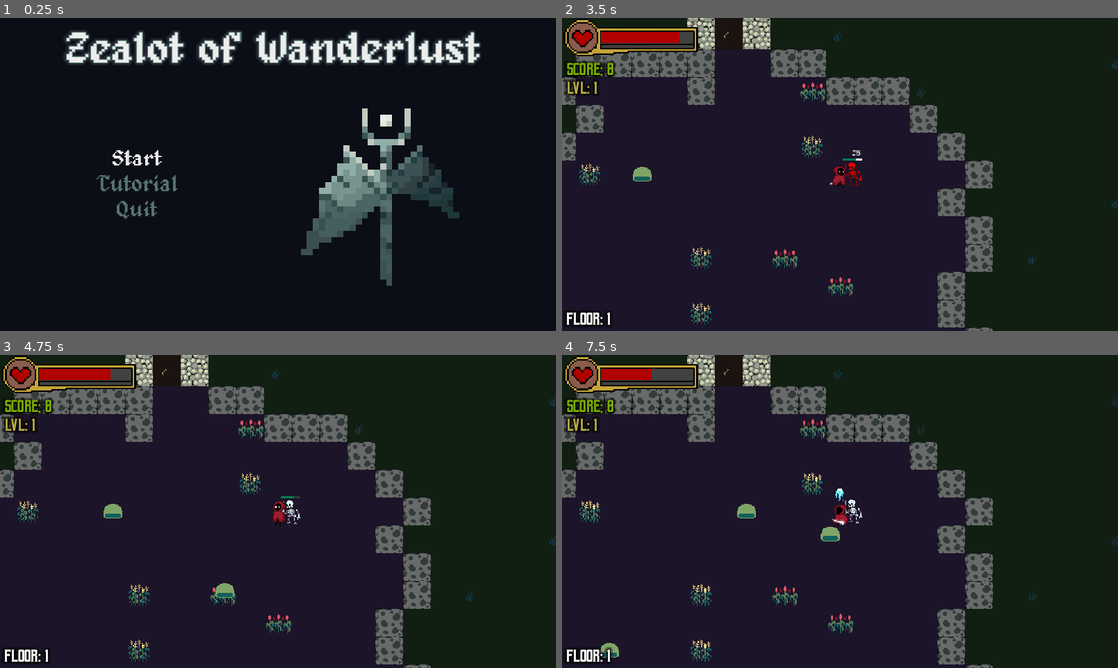
Above: before the commit, frames 1-4 (two rows, left to right).
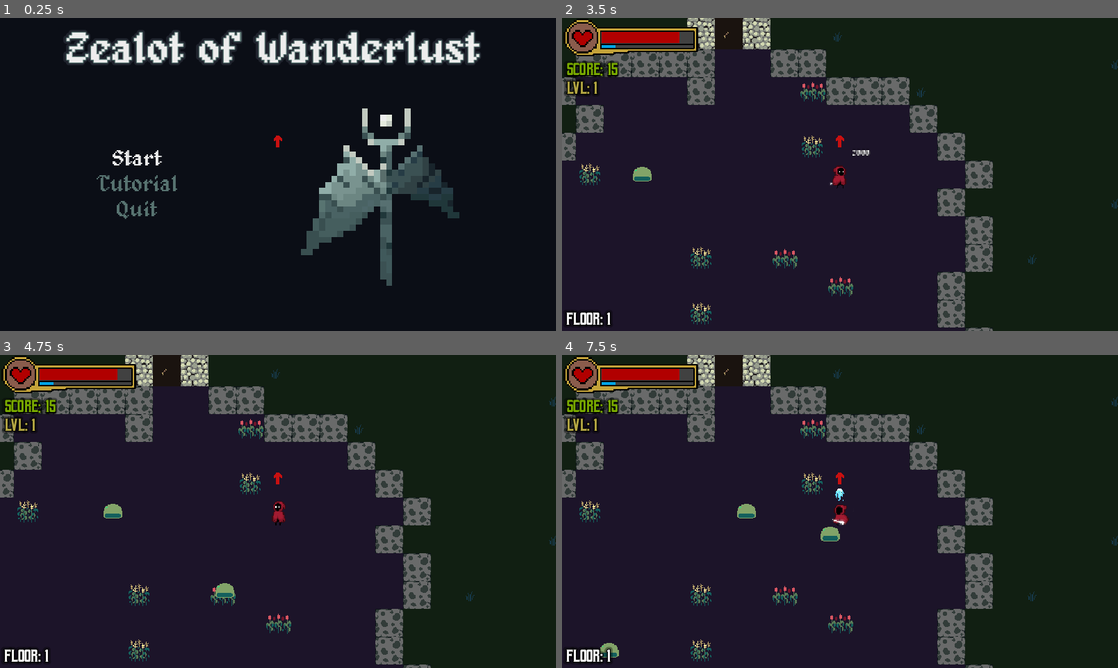
Above: after the commit, the same moments.

Repository: WizardsNStuff/Zealot-of-Wanderlust
Game: Godot game, scene res://Scenes/wizard_game.tscn
Two runs of this game, one before a commit and one after it. Both use one fixed random seed, a clock stepped at 60 frames per second and the inputs below. The engine's default icon, where the game draws it, is replaced by a stand-in: a white triangle on a blue panel in a dark square.
Inputs:
- Up to frame 1 (0.25 s): no input
- Up to frame 2 (3.5 s): click "Start" at 0.5 s; tap Enter at 1.25 s; hold Right (attack_right) 1.28-2.03 s; hold Down (attack_down) 2.03-2.78 s; hold Right (attack_right) from 2.78 s (still down)
- Up to frame 3 (4.75 s): release Right (attack_right) at 3.53 s; hold Up (attack_up) 3.53-4.28 s; hold Left (attack_left) from 4.28 s (still down)
- Up to frame 4 (7.5 s): release Left (attack_left) at 5.78 s; hold Down (attack_down) 5.78-6.53 s; hold Right (attack_right) 6.53-7.28 s; hold Up (attack_up) from 7.28 s (still down)

The runs differ from the first frame. In frame 1, less than 0.1% of the frame differs, in the area x 49-51%, y 37-42%; in frame 2, 0.3%; in frame 3, 0.3%; in frame 4, 1.1%, in the area x 0-100%, y 0-100%.

Commit message:
added arrow that points to next door

Diff:
--- a/zealot-of-wanderlust/Scenes/view.tscn
+++ b/zealot-of-wanderlust/Scenes/view.tscn
@@ -8,6 +8,7 @@
 [ext_resource type="FontFile" uid="uid://dguq661xgdfvr" path="res://Assets/Geizer.otf" id="4_x16ur"]
 [ext_resource type="PackedScene" uid="uid://caj70j3aaqfo3" path="res://Scenes/pause_menu.tscn" id="5_qsckk"]
 [ext_resource type="Texture2D" uid="uid://c7mr1dlng224o" path="res://Assets/key_32x32_24f.png" id="5_wn1ll"]
+[ext_resource type="Texture2D" uid="uid://bytv33k256i83" path="res://Assets/arrow.png" id="9_wj48b"]
 
 [sub_resource type="LabelSettings" id="LabelSettings_i30tg"]
 line_spacing = 5.0
@@ -303,7 +304,7 @@
 "key_display": SubResource("Animation_383ec")
 }
 
-[node name="View" type="CanvasLayer" node_paths=PackedStringArray("main_menu_node", "game_over_node", "level_up_node", "pause_menu_node", "score_label", "player_level_label", "animated_key_sprite", "key_animation_player", "health_bar", "floor_label")]
+[node name="View" type="CanvasLayer" node_paths=PackedStringArray("main_menu_node", "game_over_node", "level_up_node", "pause_menu_node", "score_label", "player_level_label", "animated_key_sprite", "key_animation_player", "health_bar", "floor_label", "arrow")]
 script = ExtResource("1_yc6w3")
 main_menu_node = NodePath("MainMenu")
 game_over_node = NodePath("GameOver")
@@ -315,6 +316,7 @@
 key_animation_player = NodePath("Key/AnimationPlayer")
 health_bar = NodePath("HealthBar")
 floor_label = NodePath("FloorLevel")
+arrow = NodePath("Arrow")
 
 [node name="MainMenu" parent="." node_paths=PackedStringArray("view") instance=ExtResource("2_v62gn")]
 view = NodePath("..")
@@ -376,3 +378,8 @@
 libraries = {
 "": SubResource("AnimationLibrary_psqwl")
 }
+
+[node name="Arrow" type="Sprite2D" parent="."]
+position = Vector2(640, 300)
+texture = ExtResource("9_wj48b")
+offset = Vector2(0, -16)
--- a/zealot-of-wanderlust/Scripts/controller.gd
+++ b/zealot-of-wanderlust/Scripts/controller.gd
@@ -6,6 +6,8 @@
 var enemies : Array[Enemy]
 
 var game_loaded = false
+
+var showing_arrow = false
 
 @export var view : View
 
@@ -55,6 +57,9 @@
 
 	func get_room_tiles() -> Dictionary:
 		return self.room_tiles
+
+	func get_outgoing_corridor() -> Array:
+		return outgoing_corridor
 
 	# returns true if the room has an outgoing corridor (used for connecting rooms)
 	func has_outgoing_corridor():
@@ -1013,6 +1018,20 @@
 	proc_gen_data.has_key = true
 	view.play_key_animation()
 	player.key_sfx.play()
+	show_arrow()
+
+func show_arrow() -> void:
+	var door_position = find_door()
+	proc_gen_data.next_door_position = door_position
+	showing_arrow = true
+
+func find_door() -> Vector2i:
+	var corridor_with_door = proc_gen_data.current_room.get_outgoing_corridor()
+	for tilemaplayer in proc_gen_data.doors_root_node.get_children():
+		var door_position = tilemaplayer.get_used_cells()[0]
+		if (corridor_with_door.has(door_position)):
+			return tilemaplayer.map_to_local(door_position)
+	return Vector2i.ZERO
 
 func player_has_key() -> bool:
 	return proc_gen_data.has_key || proc_gen_data.permanent_key
@@ -1516,17 +1535,38 @@
 	else:
 		player.enemy_hit_sfx.play()
 
+func update_arrow() -> void:
+	var player_pos = player.global_position
+	player_pos = Vector2(player_pos.x, player_pos.y * -1)
+	var door_pos = proc_gen_data.next_door_position
+	door_pos = Vector2(door_pos.x, door_pos.y * -1)
+	print("player pos ", player_pos)
+	print("door pos ", door_pos)
+	var direction_to_door = player_pos.direction_to(door_pos)
+
+	var angle_to_door = rad_to_deg(direction_to_door.angle()) * -1 + 90
+
+	print("direction to target ", direction_to_door)
+	print("angle to target ", angle_to_door)
+
+	view.arrow.rotation = deg_to_rad(angle_to_door)
+
 # handle player movement and player interactions in each frame
 func _physics_process(delta: float) -> void:
 	# check if the dungeon has been created before allowing interactions
 	if game_loaded && proc_gen_data.dungeon_created:
 		handle_input(delta)
 
+		player.damage = 2000
 		# don't process anything if paused
 		if get_tree().paused: return
 
 		if Time.get_unix_time_from_system() >= player_cooldown:
 			player.is_attacking = false
+
+		if showing_arrow:
+			view.toggle_arrow(true)
+			update_arrow()
 
 		# move the player and retrieve if any collisions occured
 		var player_collision = player.move_and_slide()
@@ -1556,6 +1596,8 @@
 
 				# check if the collision is with a door
 				if (collider_name.contains("Door")):
+					view.toggle_arrow(false)
+					showing_arrow = false
 					handle_door_collision(collider)
 
 				# check if collision is with a staircase
--- a/zealot-of-wanderlust/Scripts/proc_gen_data.gd
+++ b/zealot-of-wanderlust/Scripts/proc_gen_data.gd
@@ -58,6 +58,8 @@
 
 var current_room
 
+var next_door_position
+
 var exit_location : Vector2i = Vector2i()
 
 var has_key : bool = false
--- a/zealot-of-wanderlust/Scripts/view.gd
+++ b/zealot-of-wanderlust/Scripts/view.gd
@@ -14,6 +14,7 @@
 @export var key_animation_player : AnimationPlayer
 @export var health_bar : HealthBar
 @export var floor_label : Label
+@export var arrow : Sprite2D
 
 func start_level() -> void:
 	controller.load_game()
@@ -100,6 +101,9 @@
 	level_up_node.hide()
 
 
+func toggle_arrow(status) -> void:
+	arrow.visible = status
+
 ### ||| PAUSE MENU RELATED FUNCTIONS ||| ###
 ### vvv                              vvv ###
 
Binary file added: zealot-of-wanderlust/Assets/arrow.png
Not shown, added: zealot-of-wanderlust/Assets/arrow.png.import
Not shown: 1 places in zealot-of-wanderlust/Scenes/view.tscn that only renumber resources
